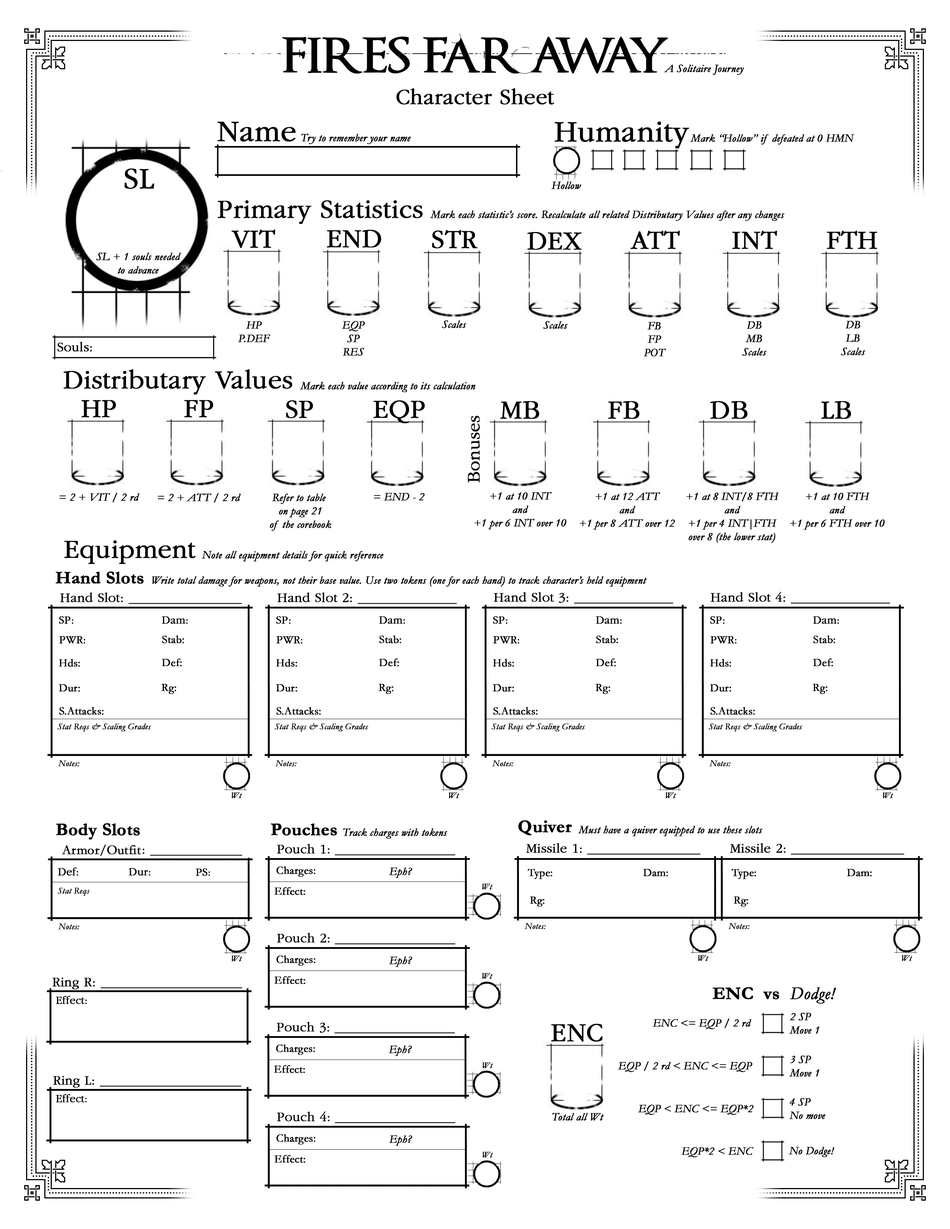
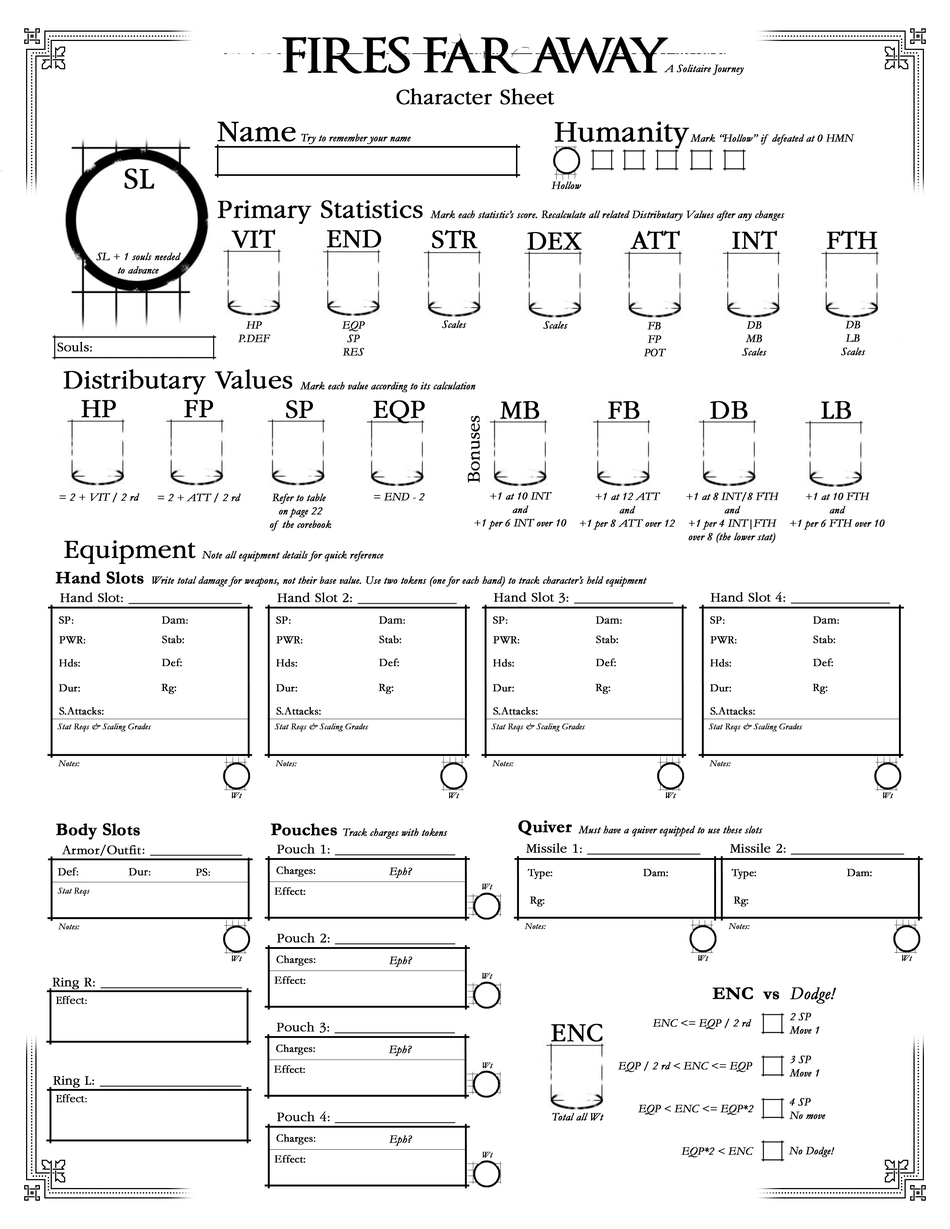
Layered file, before and after one edit (950×1229). Changes by layer:
renamed "Refer to table on page 21 of the corebook" to "Refer to table on page 22 of the corebook", painted on it over [316, 507, 323, 515]
